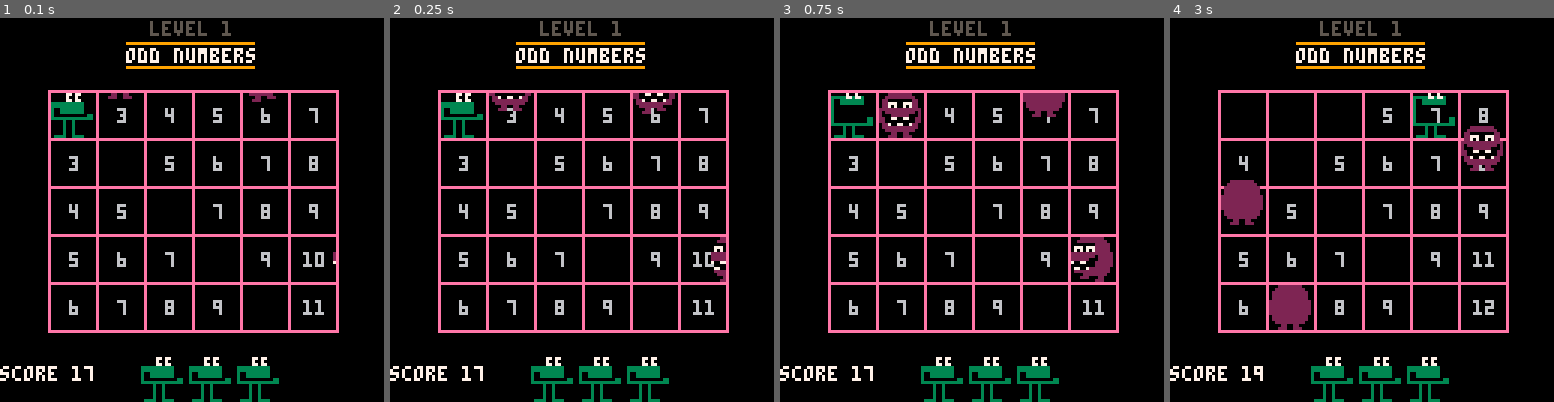
Above: before the commit, frames 1-4 (left to right).
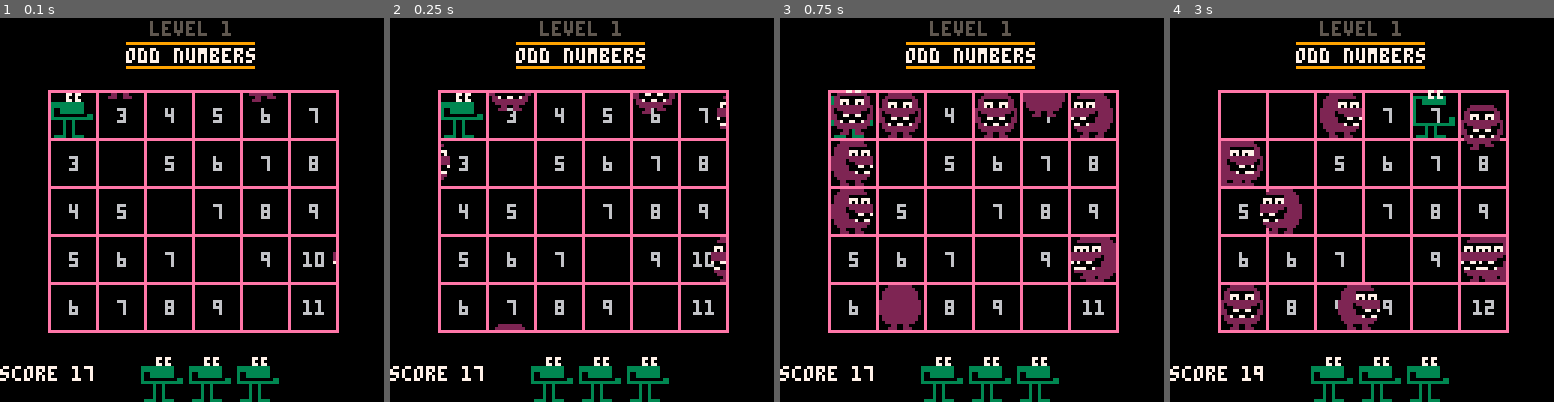
Above: after the commit, the same moments.

Repository: m4thpro/nl
Game: PICO-8 cartridge nl.p8
The game is run twice, just before and just after one commit, with the same random seed, the same clock (stepped at 60 frames per second) and the same inputs.
Inputs:
- Up to frame 1 (0.1 s): no input
- Up to frame 2 (0.25 s): no input
- Up to frame 3 (0.75 s): tap X (X key) at 0.33 s; tap O (Z key) at 0.7 s
- Up to frame 4 (3 s): tap X (X key) at 1.07, 1.85, 2.97 s; hold Right 1.6-2.1 s; tap O (Z key) every 0.4 s from 1.7 to 2.9 s; hold Up 2.15-2.42 s; hold Right from 2.47 s (still down)

Frame 1 is identical in both runs. In frame 2, 0.3% of the frame differs, in the area x 13-88%, y 20-82%; in frame 3, 5.6%; in frame 4, 8.3%, in the area x 13-88%, y 18-82%.

Commit message:
player eyes can be on edge of board

Diff:
--- a/nl.p8
+++ b/nl.p8
@@ -17,7 +17,7 @@
 lives = 3
 --title = "squares modulo 8"
 title = "odd numbers"
-desired_population = 3
+desired_population = 10
 
 -- position of board
 cx = 6
@@ -113,8 +113,10 @@
 	 -- troggles have a tendency to mess with the board
 	 local i = ceil((t.x - originx) / 16 + 0.5)
 	 local j = ceil((t.y - originy) / 16 + 0.5)
-	 if board[i][j] then
-	    troggle_fiddle(i,j)
+	 if i >= 1 and i <= cx and j >= 1 and j <= cy then
+	    if board[i][j] then
+	       troggle_fiddle(i,j)
+	    end
 	 end
 
 	 -- move in a random direction
@@ -334,9 +336,9 @@
    rectfill (0,0,127,127,0)
    map(0,0, 0,0, 16,16)
 
-   clip(originx + 1,originy + 1, cx*16 - 1, cy*16 - 1)
    draw_player()
    draw_board()
+   clip(originx + 1,originy + 1, cx*16 - 1, cy*16 - 1)
    foreach(troggles, draw_troggle)
    clip()
 
